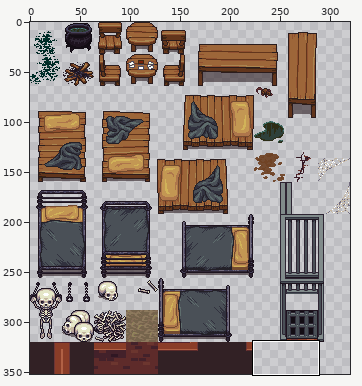
Two versions of one sprite sheet, src/images/tileset.png. Above: a wide view before the commit, with the close-up outlined.
Close-up. Before the commit:
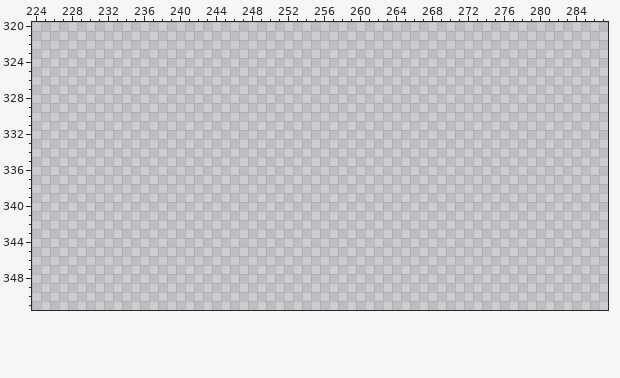
The file is 320x352 pixels. Colours within 5 levels of each other are drawn and written as one. Shown: x 224..287, y 320..351.
Now the later version:
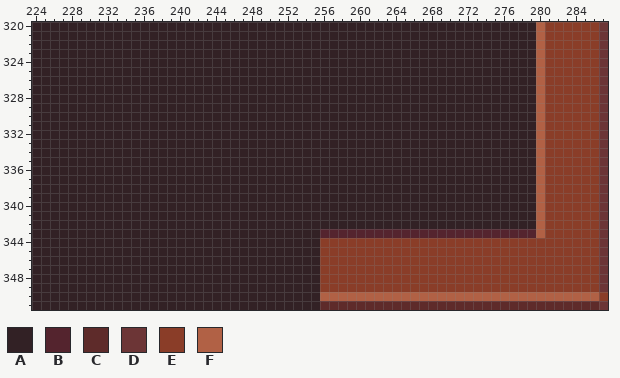
Palette (. is transparent): A #322125  B #54242e  C #5e2b2a  D #6c3536  E #8a3d28  F #b16145
From old to new:
y 320..342: x 224..287 ................................................................ -> AAAAAAAAAAAAAAAAAAAAAAAAAAAAAAAAAAAAAAAAAAAAAAAAAAAAAAAAFEEEEEED
y 343: x 224..287 ................................................................ -> AAAAAAAAAAAAAAAAAAAAAAAAAAAAAAAABBBBBBBBBBBBBBBBBBBBBBBBFEEEEEED
y 344..349: x 224..287 ................................................................ -> AAAAAAAAAAAAAAAAAAAAAAAAAAAAAAAAEEEEEEEEEEEEEEEEEEEEEEEEEEEEEEED
y 350: x 224..287 ................................................................ -> AAAAAAAAAAAAAAAAAAAAAAAAAAAAAAAAFFFFFFFFFFFFFFFFFFFFFFFFFFFFFFFE
y 351: x 224..287 ................................................................ -> AAAAAAAAAAAAAAAAAAAAAAAAAAAAAAAACCCCCCCCCCCCCCCCCCCCCCCCCCCCCCCD
Changed places in both close-ups, as pixel boxes (x1, y1, x2, y2):
added: (32, 22, 608, 310)
